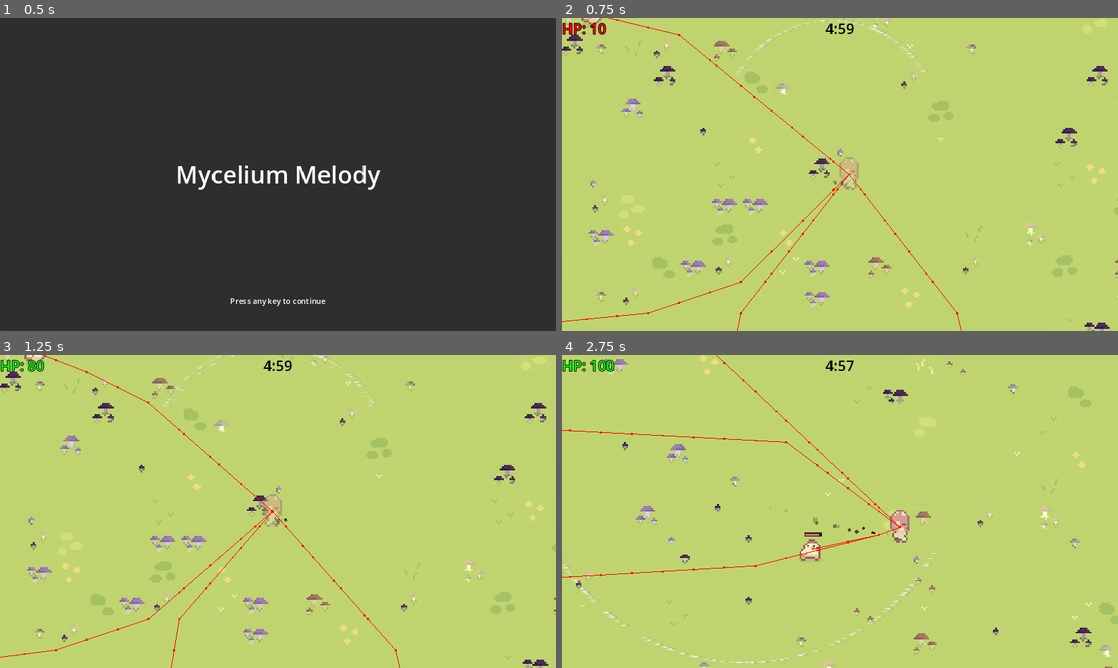
Above: before the commit, frames 1-4 (two rows, left to right).
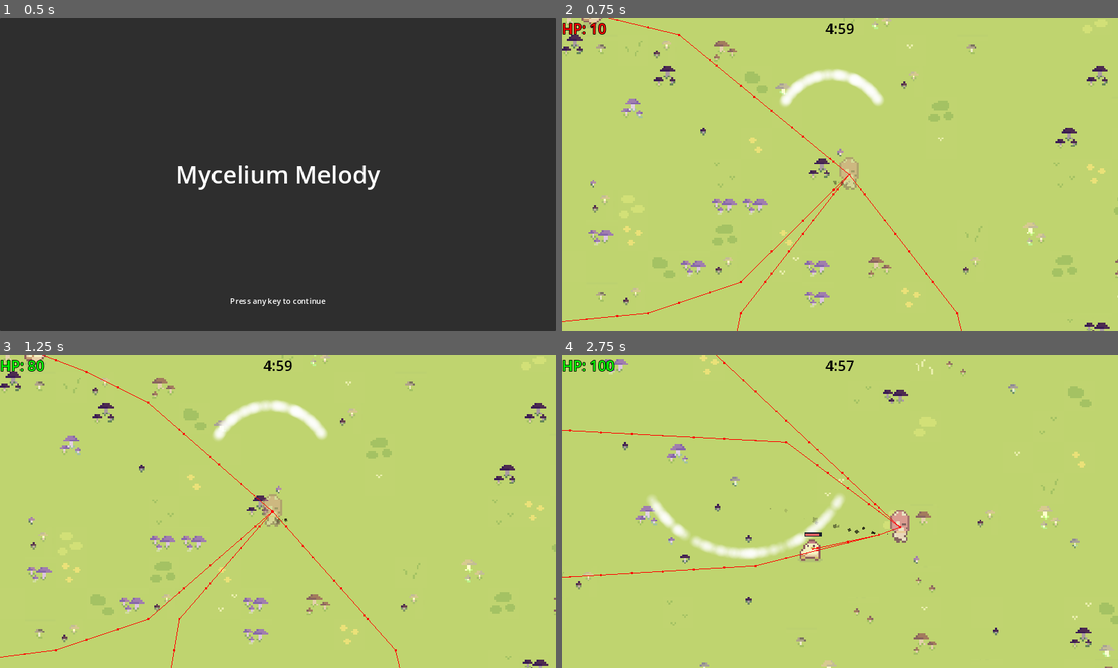
Above: after the commit, the same moments.

Repository: pick-ax-e/Mini-Jam-156-Jame-Gam-29
Game: Godot game, scene res://scenes/main_menu.tscn
The game is run twice, just before and just after one commit, with the same random seed, the same clock (stepped at 60 frames per second) and the same inputs. Sound files missing from this copy of the repository are replaced by a short silence.
Inputs:
- Up to frame 1 (0.5 s): no input
- Up to frame 2 (0.75 s): tap Enter at 0.5 s; hold D (move_right) from 0.53 s (still down); hold \ (SECRET_TEST_BUTTON_SHHH_TELL_NOBODY) from 0.53 s (still down)
- Up to frame 3 (1.25 s): keep holding D (move_right); keep holding \ (SECRET_TEST_BUTTON_SHHH_TELL_NOBODY)
- Up to frame 4 (2.75 s): release D (move_right) at 1.28 s; release \ (SECRET_TEST_BUTTON_SHHH_TELL_NOBODY) at 1.28 s; hold S (move_back) 1.28-2.03 s; tap 1 (attack1) at 1.35 s; hold D (move_right) from 2.03 s (still down); hold Space (special) from 2.03 s (still down)

Frame 1 is identical in both runs. In frame 2, 1.0% of the frame differs, in the area x 31-66%, y 0-29%; in frame 3, 1.0%; in frame 4, 1.7%, in the area x 0-68%, y 44-99%.

Commit message:
new particles w mipmap

Diff:
--- a/scenes/player.tscn
+++ b/scenes/player.tscn
@@ -1,10 +1,11 @@
-[gd_scene load_steps=44 format=3 uid="uid://d26nxoa5ym6p8"]
+[gd_scene load_steps=43 format=3 uid="uid://d26nxoa5ym6p8"]
 
 [ext_resource type="Script" path="res://scripts/Player/player.gd" id="1_8721r"]
 [ext_resource type="Texture2D" uid="uid://dwh00xnapdk6" path="res://resources/Sprout Lands - Sprites - Basic pack/Characters/Mushroom_man_character_sheet.png" id="2_lxd3l"]
 [ext_resource type="Texture2D" uid="uid://g8p54gqk44gn" path="res://resources/Sprout Lands - Sprites - Basic pack/Characters/Mushroom_microphone_attack.png" id="2_twqum"]
 [ext_resource type="Texture2D" uid="uid://o1d8hl6yy4xf" path="res://resources/Sprout Lands - Sprites - Basic pack/Characters/Free Cow Sprites.png" id="3_6od3l"]
 [ext_resource type="PackedScene" uid="uid://dqch1a4oqpfvh" path="res://scenes/user_interface.tscn" id="3_ecxld"]
+[ext_resource type="Texture2D" uid="uid://dbra3fuqi6fvf" path="res://resources/Other/Circle.png" id="5_0swrd"]
 [ext_resource type="Script" path="res://scripts/Player/Hitbox.gd" id="5_agxan"]
 
 [sub_resource type="CircleShape2D" id="CircleShape2D_u3b3p"]
@@ -293,14 +294,6 @@
 [sub_resource type="Gradient" id="Gradient_ij68b"]
 offsets = PackedFloat32Array(0, 0.0933333, 0.806667, 1)
 colors = PackedColorArray(0, 0, 0, 0, 0, 0, 0, 1, 0, 0, 0, 0, 0, 0, 0, 0)
-
-[sub_resource type="Gradient" id="Gradient_5x8m8"]
-offsets = PackedFloat32Array(0, 0.503817, 1)
-colors = PackedColorArray(0.85098, 0.85098, 0.85098, 0, 1, 1, 1, 1, 0.309804, 0.309804, 0.309804, 0)
-
-[sub_resource type="GradientTexture1D" id="GradientTexture1D_b5qoh"]
-gradient = SubResource("Gradient_5x8m8")
-width = 12
 
 [sub_resource type="Gradient" id="Gradient_y737t"]
 offsets = PackedFloat32Array(0.755396, 1)
@@ -356,20 +349,21 @@
 [node name="WeaponParticles1" type="CPUParticles2D" parent="AnimatedSprite2D/particle affects"]
 position = Vector2(0, -23.385)
 amount = 81
+lifetime = 0.5
 explosiveness = 0.99
 fract_delta = false
-texture = SubResource("GradientTexture1D_b5qoh")
+texture = ExtResource("5_0swrd")
 direction = Vector2(0, -1)
 spread = 60.48
 gravity = Vector2(0, 0)
-initial_velocity_min = 250.0
-initial_velocity_max = 250.0
+initial_velocity_min = 125.0
+initial_velocity_max = 125.0
 radial_accel_min = 9.21
 radial_accel_max = 13.51
 angle_min = 720.0
 angle_max = 720.0
-scale_amount_min = 2.0
-scale_amount_max = 2.0
+scale_amount_min = 0.03
+scale_amount_max = 0.03
 color_ramp = SubResource("Gradient_y737t")
 
 [node name="Camera2D" type="Camera2D" parent="."]
